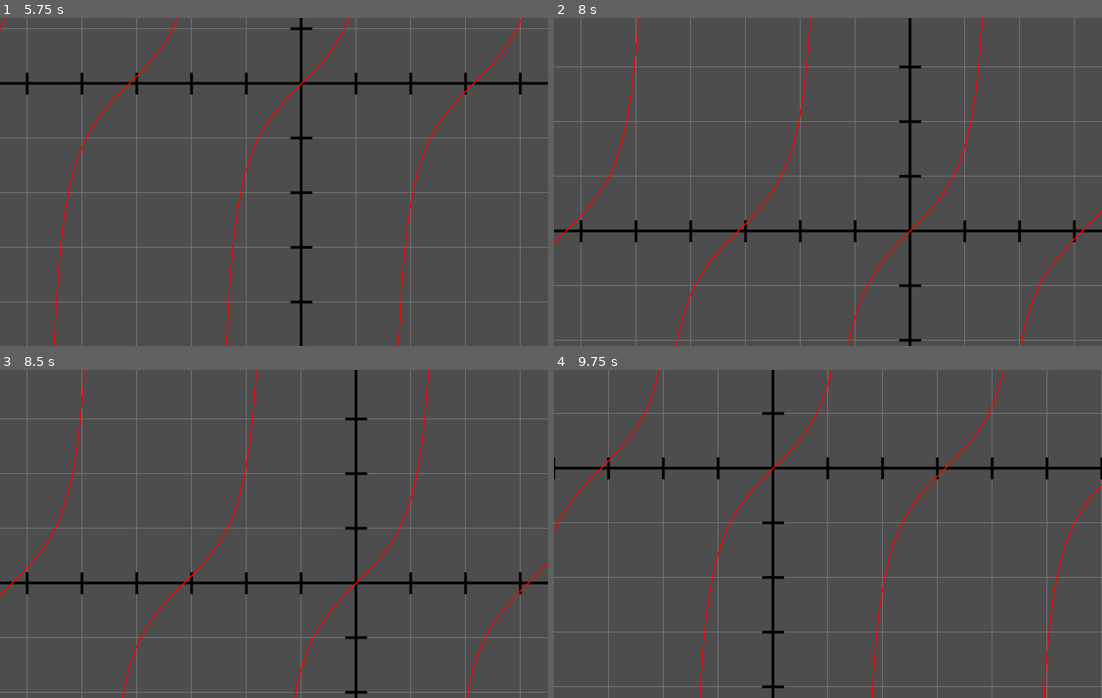
Above: before the commit, frames 1-4 (two rows, left to right).
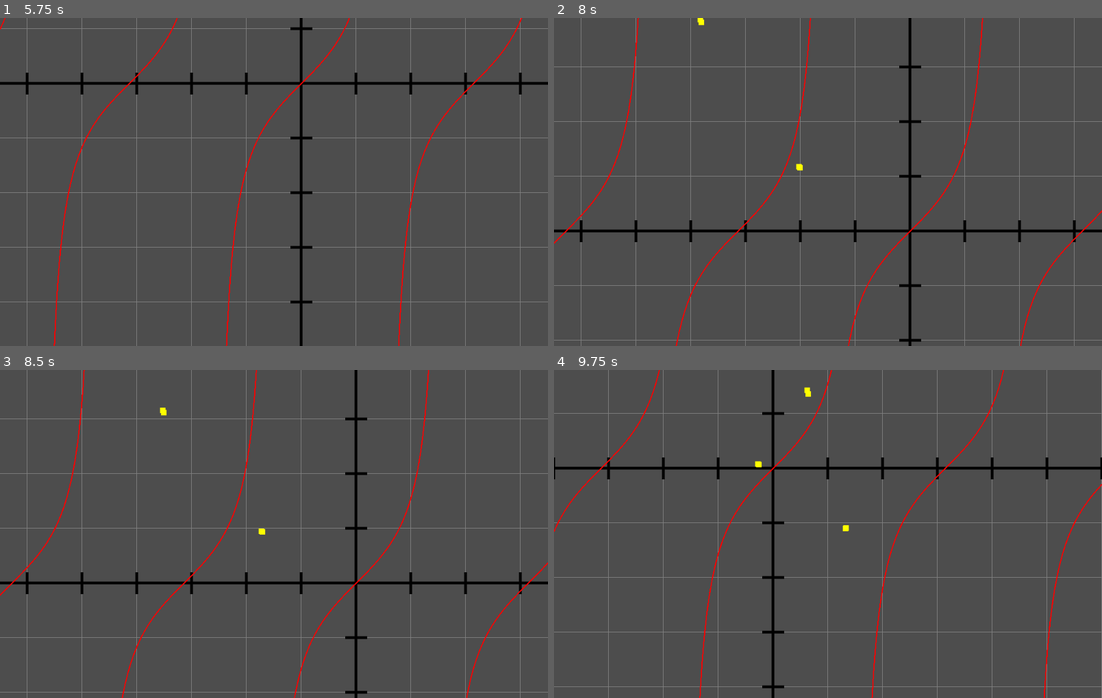
Above: after the commit, the same moments.

Repository: Drillix08/Opticos
Game: Godot game, scene res://graph_environment.tscn
Same seed, same stepped clock (60 frames per second), same inputs: the game is played once before the commit and once after it.
Inputs (mouse positions are in pixels of both pictures, inside the frame that each line leads up to):
- Up to frame 1 (5.75 s): tap Enter (ui_accept) at 0.5, 2, 3.5 s; move the mouse to (394, 165) at 0.52 s; hold Enter (ui_accept) 0.53-1.25 s; click (394, 165) at 0.67 s; drag from (164, 198) to (246, 247) at 1.27 s; move the mouse to (328, 109) at 2.02 s; hold Enter (ui_accept) 2.03-2.75 s; click (328, 109) at 2.17 s; drag from (246, 247) to (109, 132) at 2.77 s; move the mouse to (438, 231) at 3.52 s; hold Enter (ui_accept) 3.53-4.25 s; click (438, 231) at 3.67 s; drag from (109, 132) to (191, 100) at 4.27 s; move the mouse to (301, 182) at 5.02 s; hold Enter (ui_accept) from 5.03 s (still down); click (301, 182) at 5.17 s
- Up to frame 2 (8 s): release Enter (ui_accept) at 5.75 s; drag from (745, 100) to (718, 198) at 5.77 s; move the mouse to (948, 165) at 6.52 s; hold Enter (ui_accept) 6.53-7.25 s; click (948, 165) at 6.67 s; drag from (718, 198) to (800, 247) at 7.27 s
- Up to frame 3 (8.5 s): move the mouse to (328, 461) at 8.02 s; hold Enter (ui_accept) from 8.03 s (still down); click (328, 461) at 8.17 s
- Up to frame 4 (9.75 s): release Enter (ui_accept) at 8.75 s; drag from (800, 599) to (663, 484) at 8.77 s; move the mouse to (992, 583) at 9.52 s; hold Enter (ui_accept) from 9.53 s (still down); click (992, 583) at 9.67 s

Frame 1 is identical in both runs. In frame 2, less than 0.1% of the frame differs, in the area x 26-46%, y 0-47%; in frame 3, less than 0.1%; in frame 4, less than 0.1%, in the area x 36-54%, y 5-50%.

Commit message:
Animate function
Draw function now returns an array of points it used to plot the function, and AnimateLimit uses those points. Press enter to test.

Diff:
--- a/source/graph-environment/grid.gd
+++ b/source/graph-environment/grid.gd
@@ -77,15 +77,18 @@
 		origin += delta
 		lastMousePos = event.position
 		queue_redraw()
+	if event.is_action_pressed("ui_accept"):
+		animate_Limit(100, draw_function(func(x): return x*x))
 
 ## This function will draw the graph of the function specified by input_function
 ## The argument of this function should be a function that takes a single argument x and returns y
-func draw_function(input_function: Callable):
+func draw_function(input_function: Callable) -> Array[Vector2]:
 	var windowSize :Vector2i = DisplayServer.window_get_size()
 	var left: float = -(origin.x + windowSize.x/2.0)
 	var right: float = left + windowSize.x
 	var top: float = origin.y + (windowSize.y / 2.0)
 	var bottom: float = origin.y - (windowSize.y / 2.0)
+	var points : Array[Vector2] = []
 
 	while(left < right):
 		var x0: float = (left)/grid_spacing
@@ -194,7 +197,9 @@
 		if y1 == INF: y1 = top
 		if y1 == -INF: y1 = bottom
 		draw_line(convert_to_godot_coords(Vector2(x0, y0)), convert_to_godot_coords(Vector2(x1, y1)), Color.RED, 2)
+		points.append(convert_to_godot_coords(Vector2(x0,y0)))
 		left += 1;
+	return points
 
 ## this function converts Godot coordinates to the equivilent in an xy plane.
 ## for example, the top left of the screen which is normally (0,0) will become (-x,y)
@@ -209,3 +214,19 @@
 	var windowSize :Vector2 = DisplayServer.window_get_size()
 	var true_origin = Vector2(origin[0]+windowSize[0]/2, origin[1]+windowSize[1]/2)
 	return Vector2(vec[0]+true_origin[0], true_origin[1]-vec[1])
+
+func animate_Limit(limit: float, points: Array[Vector2]):
+	var endpoint: float = convert_to_godot_coords(Vector2(limit,0)).x
+	var rect = ColorRect.new()
+	add_child(rect)
+	rect.position = Vector2(0,0)
+	rect.color = Color.YELLOW
+	rect.size = Vector2(10,10)
+	var speed = .01
+	if(endpoint < 0):
+		return
+	for i in range(0, points.size()):
+		print(points[i])
+		rect.position = points[i] - rect.size/2
+		await get_tree().create_timer(speed).timeout
+		speed *= 1.001
